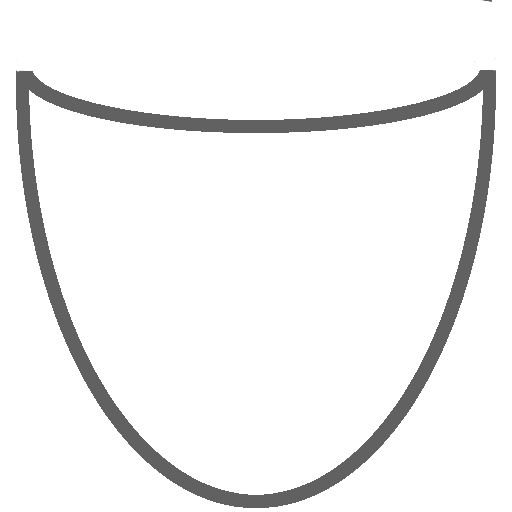
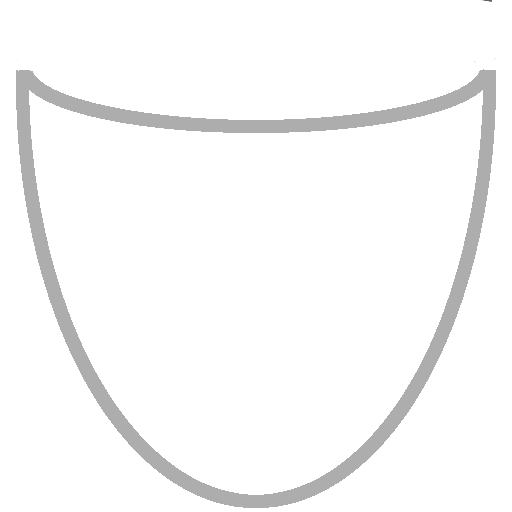
Layer changes from the first (512, 512) image to the second:
painted on "Layer #3" over [16, 69, 496, 508]
painted on "Layer #2" over [19, 70, 493, 133]
